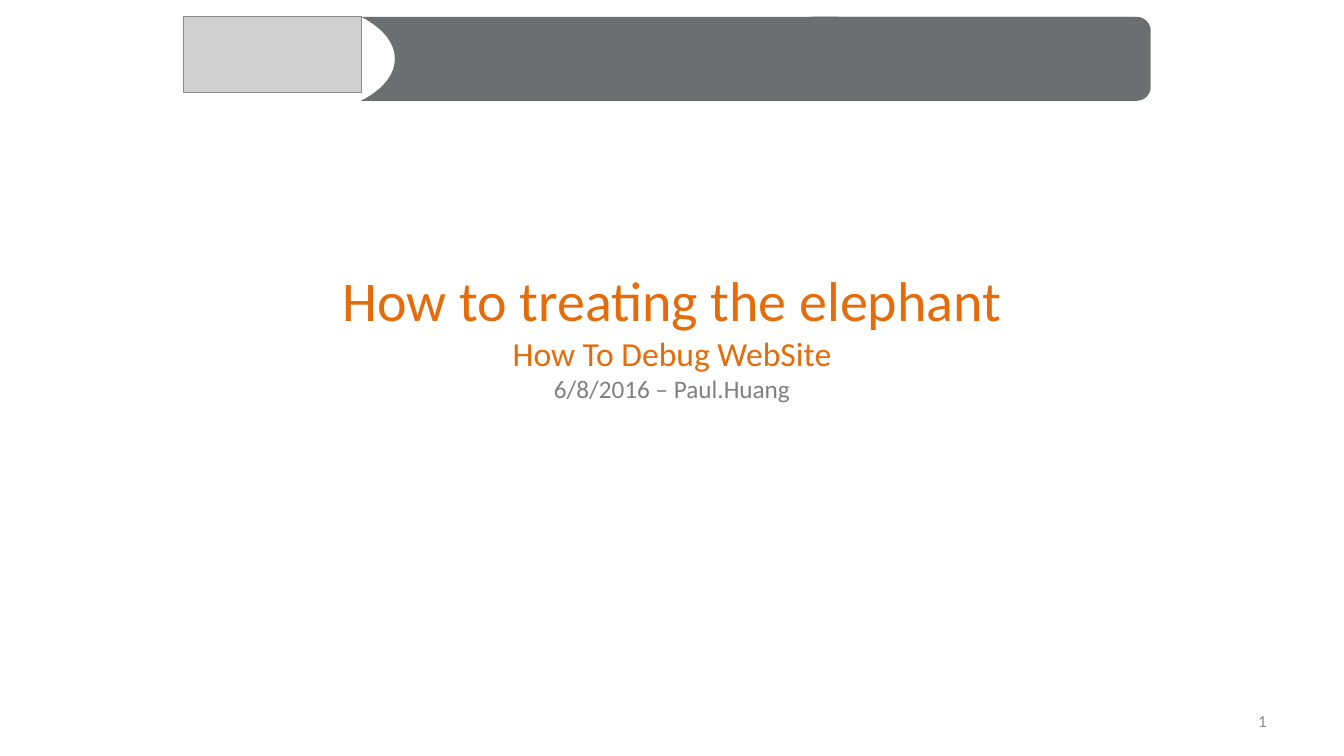
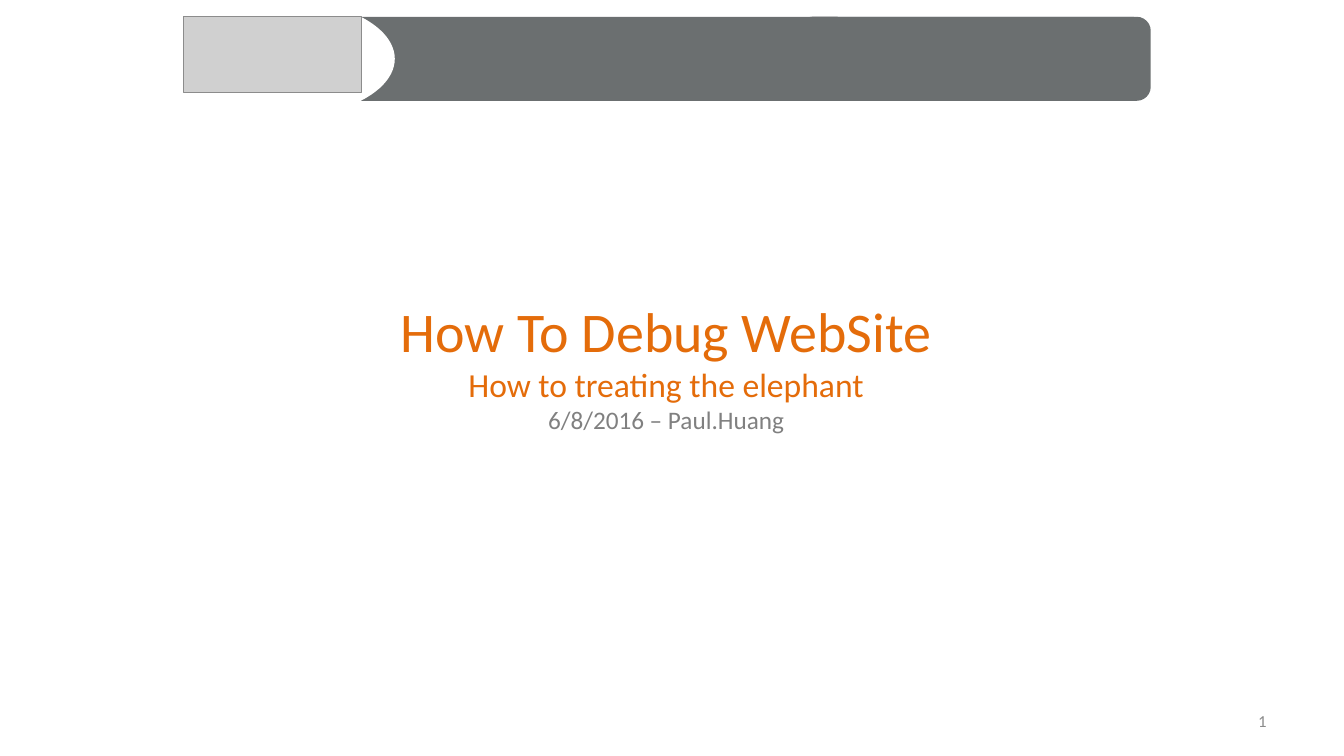
Before and after one commit to rainbow494/blog.zuoshachi.com, a slide deck: slide 1 of examples/how-to-debug-website/how-to-debug-viewfinder.pptx. Drawn at 1344x756 pixels with LibreOffice and Linux fonts; fonts in the diff are those of the drawing; grey boxes stand for pictures. Boxes give left, top, right and bottom in pixels: in the first picture for what was removed or moved away, otherwise in the second. Text is boxed around its words. In the diff, an @@ line names an element or a change of style, - is before the commit and + after.

```diff
--- a/examples/how-to-debug-website/how-to-debug-viewfinder.pptx
+++ b/examples/how-to-debug-website/how-to-debug-viewfinder.pptx
@@ title at [401,313,931,433]: text changed; size 40 to 24 pt @@
-How to treating the elephant
-How To Debug WebSite
-6/8/2016 – Paul.Huang
+How To Debug WebSite
+How to treating the elephant
+6/8/2016 – Paul.Huang
```
Also in this commit, not shown: 4 other slides changed, 3 other files.
